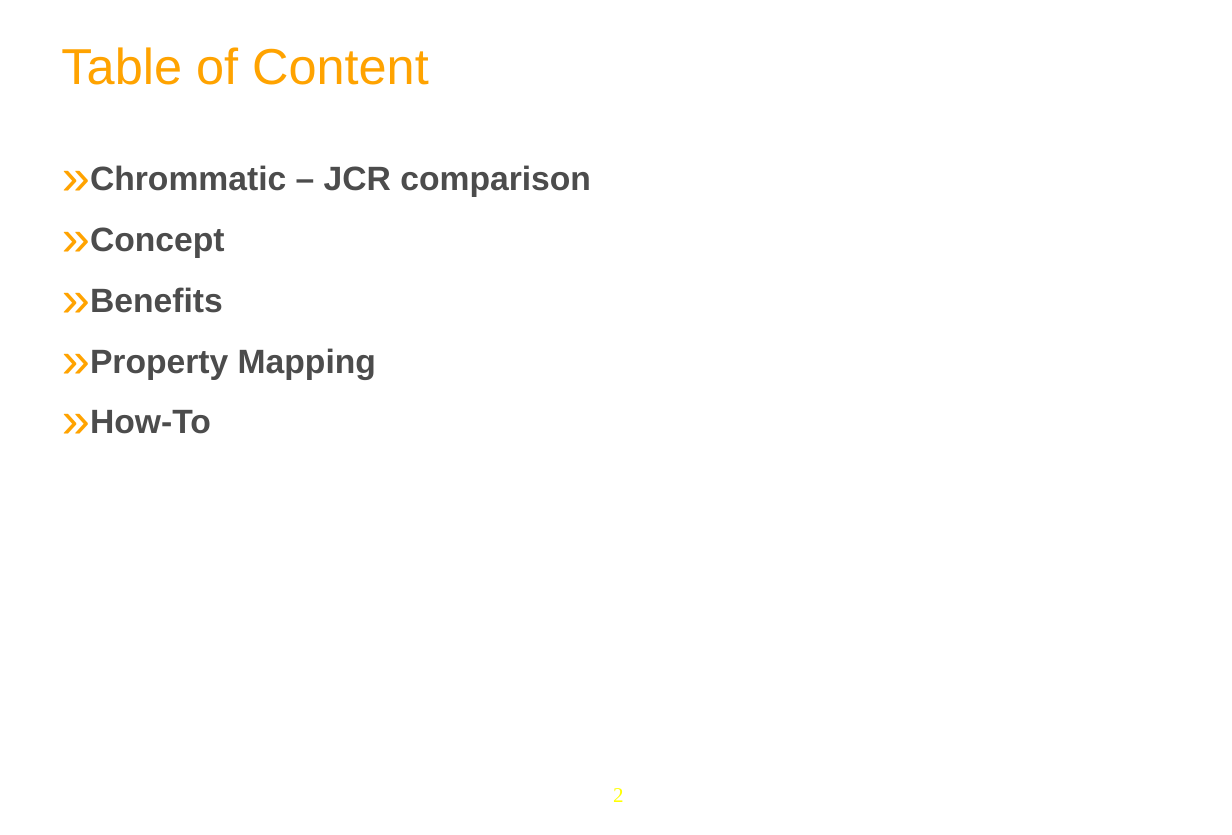
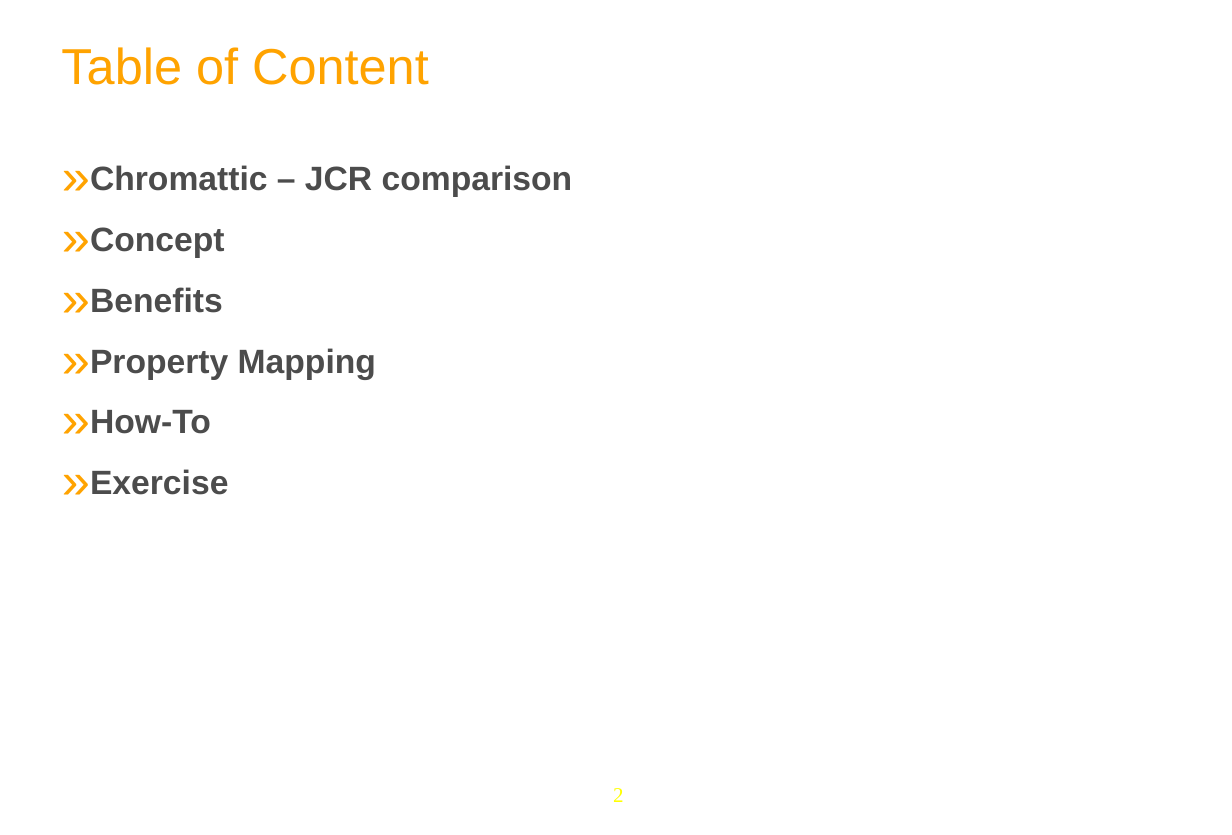
Before and after one commit to anhvurz90/training, a slide deck: slide 2 of plf3_5/eXoDeveloper/700-chrommatic/700-Chromattic-en.pptx. Drawn at 1232x835 pixels with LibreOffice and Linux fonts; fonts in the diff are those of the drawing; background and template pictures are left out. Boxes give left, top, right and bottom in pixels: in the first picture for what was removed or moved away, otherwise in the second. Text is boxed around its words. In the diff, an @@ line names an element or a change of style, - is before the commit and + after.

```diff
--- a/plf3_5/eXoDeveloper/700-chrommatic/700-Chromattic-en.pptx
+++ b/plf3_5/eXoDeveloper/700-chrommatic/700-Chromattic-en.pptx
@@ text at (90,165,573,197): text changed @@
-» Chrommatic – JCR comparison
+» Chromattic – JCR comparison
@@ text at (90,469,228,495): paragraph added @@
+» Exercise
```
Also in this commit, not shown: 1 slide added.
